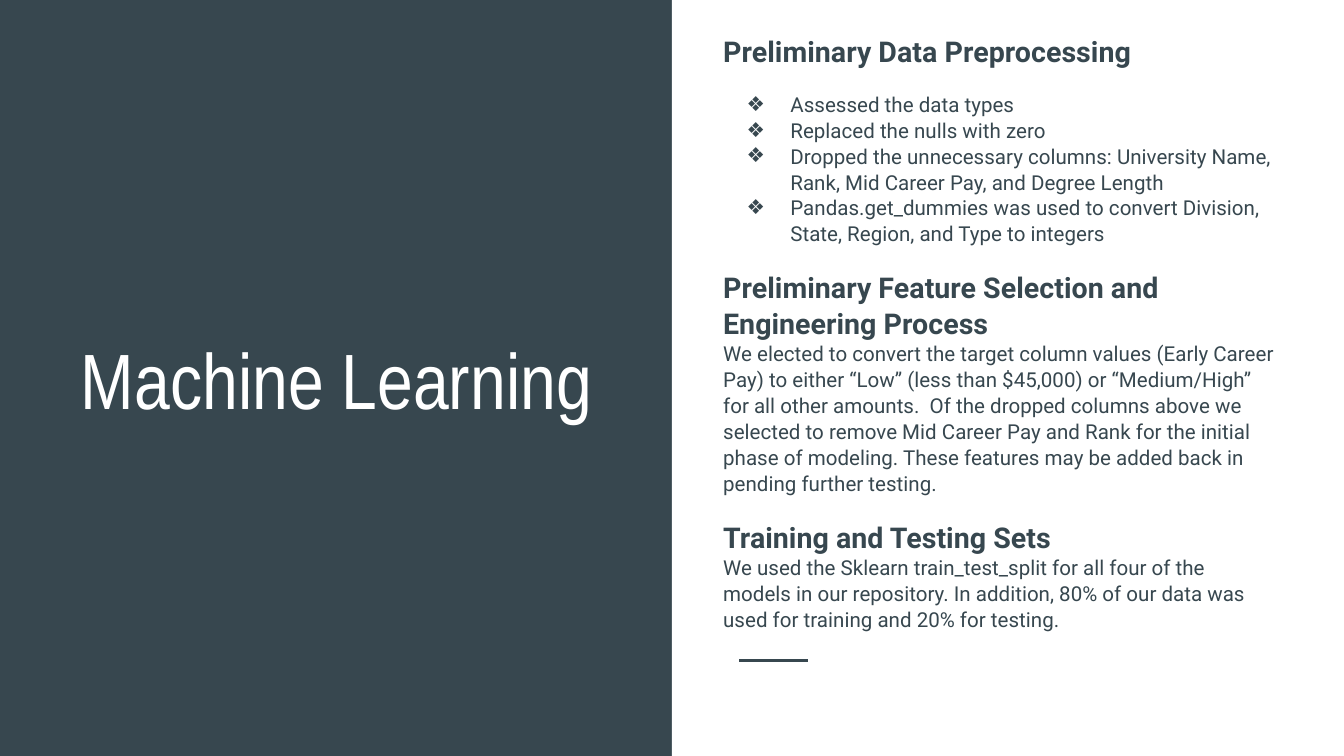
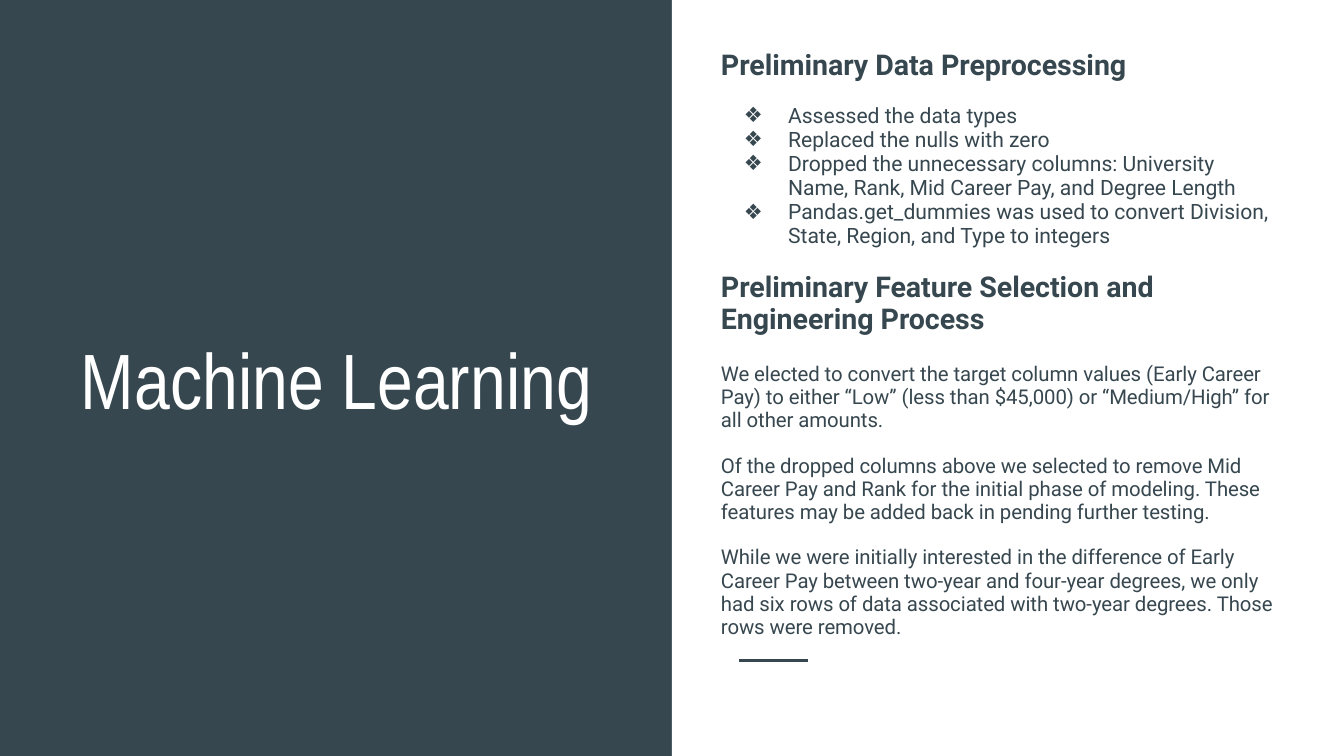
Before and after one commit to razon7/Group-Project, a slide deck: slide 9 of College_Costs_Career_Pay.pptx. Drawn at 1344x756 pixels with LibreOffice and Linux fonts; fonts in the diff are those of the drawing. Boxes give left, top, right and bottom in pixels: in the first picture for what was removed or moved away, otherwise in the second. Text is boxed around its words. In the diff, an @@ line names an element or a change of style, - is before the commit and + after.

```diff
--- a/College_Costs_Career_Pay.pptx
+++ b/College_Costs_Career_Pay.pptx
@@ text "Preliminary Data Preprocessing": place and size @@
-text "Preliminary Data Preprocessing" at box(723, 40, 1273, 632)
+text "Preliminary Data Preprocessing" at box(721, 53, 1273, 634)
@@ text at box(721, 53, 1268, 248): size 15.3 to 15.2 pt in "Preliminary Data Preprocessing"; size 11 to 11.3 pt in "Assessed the data types", "Replaced the nulls with zero", "Dropped the unnecessary columns: University Name, Rank, ...", "Pandas.get_dummies was used to convert Division, State, ..."; line spacing 1.05 to 0.95 @@
@@ text at box(721, 275, 1273, 634): text changed; size 11 to 10.8 pt @@
-Preliminary Feature Selection and Engineering Process
-We elected to convert the target column values (Early Career Pay) to either “Low” (less than $45,000) or “Medium/High” for all other amounts. Of the dropped columns above we selected to remove Mid Career Pay and Rank for the initial phase of modeling. These features may be added back in pending further testing.
-Training and Testing Sets
-We used the Sklearn train_test_split for all four of the models in our repository. In addition, 80% of our data was used for training and 20% for testing.
+Preliminary Feature Selection and Engineering Process
+We elected to convert the target column values (Early Career Pay) to either “Low” (less than $45,000) or “Medium/High” for all other amounts.
+Of the dropped columns above we selected to remove Mid Career Pay and Rank for the initial phase of modeling. These features may be added back in pending further testing.
+While we were initially interested in the difference of Early Career Pay between two-year and four-year degrees, we only had six rows of data associated with two-year degrees. Those rows were removed.
```
Also in this commit, not shown: 3 other slides changed, 2 slides added, 1 slide removed, 1 other file.
